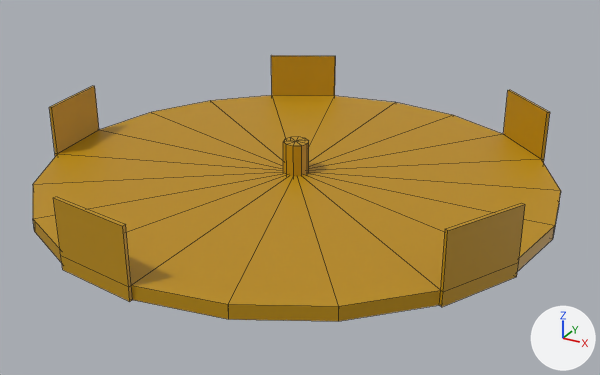
The FBX model project blob/Project_blob/Project_blob/Content/Models/merry-go-round.fbx, before and after one commit.
Both versions are drawn from a 50 mm camera at (0.293, -0.526, 0.255) aimed at (0.009, -0.011, -0.003). Lighting does not change. The marker at lower right points along +X, +Y and +Z. Mesh edges are drawn as thin lines. Where no turn or scale is listed for an object, it has been applied to the vertices.

Before the edit, the objects in view are built like this:
```python
me_polysurface1 = bpy.data.meshes.new('polySurface1')
me_polysurface1.from_pydata(...)  # 154 vertices, 130 faces; spans x -0.202..0.2, y -0.202..0.2, z -0.01..0.045
me_polysurface1.materials.append(mat_lambert1)  # yellow #bc8c00
ob_polysurface1 = bpy.data.objects.new('polySurface1', me_polysurface1)
ob_polysurface1.location = (0.0, 0.0, 0.0)
```
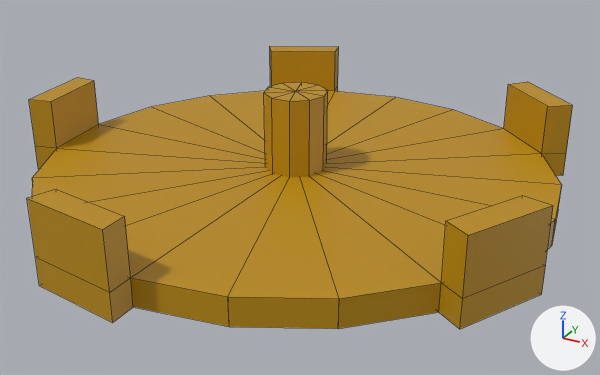
Changed parts and their boxes (x1, y1, x2, y2) in the pictures (600 x 375 px; the box of a moved part takes in the faces that stretch with it):
'polySurface1', reshaped (6% taller): before (33, 55, 561, 321); after (27, 46, 573, 329)
part 1 of me_polysurface1, moved or reshaped: before (283, 137, 309, 176); after (264, 82, 328, 177)
part 2 of me_polysurface1, moved or reshaped: before (33, 55, 561, 321); after (27, 46, 573, 329)

The edits, one by one:
me_polysurface1 is used by ob_polysurface1; location (0.0, 0.0, 0.0).
me_polysurface1 had 154 vertices, 130 faces and spanned x -0.202..0.2, y -0.202..0.2, z -0.01..0.045.
me_polysurface1 now has 154 vertices, 130 faces and spans x -0.22..0.21, y -0.219..0.209, z -0.02..0.07.
me_polysurface1 part 1: the loose piece of 22 vertices spanning x -0.01..0.01, y -0.01..0.01, z -0.01..0.03 is scaled about its middle by (2.41, 2.41, 2.25), then moved by (0.0, 0.0, 0.015).
me_polysurface1 part 2: 122 of 154 vertices moved; they spanned x -0.202..0.2, y -0.202..0.2, z -0.005..0.045 and now span x -0.22..0.21, y -0.219..0.209, z -0.01..0.05; mean shift (0.0, 0.0, 0.001); largest move (0.164, 0.119, -0.005) -> (0.179, 0.129, -0.01).
